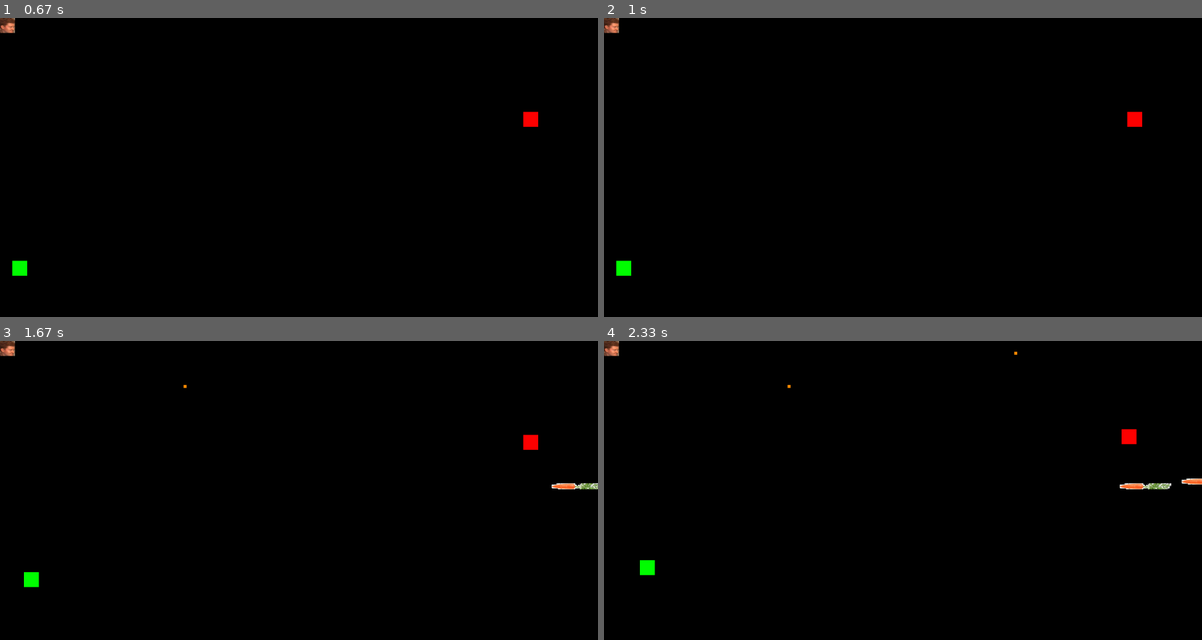
Above: before the commit, frames 1-4 (two rows, left to right).
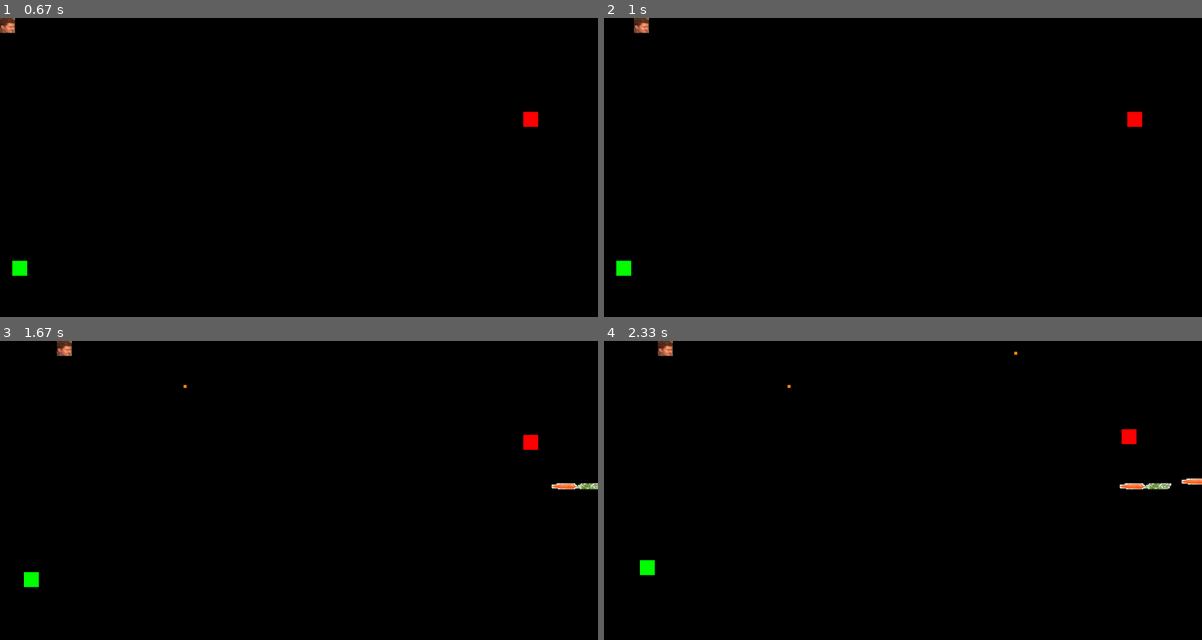
Above: after the commit, the same moments.

Repository: dannyaritchie/pyGameIntro
Game: pygame game, started from src/first.py
Same seed, same stepped clock (60 frames per second), same inputs: the game is played once before the commit and once after it.
Inputs (mouse positions are in pixels of both pictures, inside the frame that each line leads up to):
- Up to frame 1 (0.67 s): press the mouse at (275, 179) at 0.37 s; move the mouse to (382, 170) at 0.47 s; release the mouse at (490, 158) at 0.6 s
- Up to frame 2 (1 s): hold D from 0.67 s (still down); move the mouse to (903, 185) at 0.7 s
- Up to frame 3 (1.67 s): release D at 1.13 s; hold W 1.17-1.47 s; hold D from 1.5 s (still down)
- Up to frame 4 (2.33 s): release D at 1.97 s; hold A from 2 s (still down)

Frame 1 is identical in both runs. In frame 2, 0.3% of the frame differs, in the area x 0-8%, y 0-6%; in frame 3, 0.3%; in frame 4, 0.3%.

Commit message:
Changed movement and bullet control keys

Diff:
--- a/src/first.py
+++ b/src/first.py
@@ -128,24 +128,24 @@
         self.rect = self.surf.get_rect()
         self.shotAvailable=True
 
-    def update(self, pressed_keys,bullets):
+    def update(self, pressed_keys, bullets, mousePressed):
         super().update()
-        if pressed_keys[K_UP]:
+        if pressed_keys[pygame.K_w]:
            # self.rect.inflate_ip(0.01,0.01)
             self.rect.move_ip(0, -5)
-        if pressed_keys[K_DOWN]:
+        if pressed_keys[pygame.K_s]:
             self.rect.move_ip(0, 5)
-        if pressed_keys[K_LEFT]:
+        if pressed_keys[pygame.K_a]:
             self.rect.move_ip(-5, 0)
-        if pressed_keys[K_RIGHT]:
+        if pressed_keys[pygame.K_d]:
             self.rect.move_ip(5, 0)
         #bullet logic
         if self.shotAvailable==False:
             if pygame.time.get_ticks()-self.startReloadTime>500:
                 self.shotAvailable=True
-        if pressed_keys[K_SPACE]:
+        if mousePressed[0]:
             if self.shotAvailable==True:
-                bullet=Bullet([self.rect.x,self.rect.y],pygame.mouse.get_pos(),image="../gallery/bullet.png")
+                bullet=Bullet([self.rect.x,self.rect.y],pygame.mouse.get_pos(),image="../gallery/carrot.jpg")
                 bullets.add(bullet)
                 self.shotAvailable=False
                 self.startReloadTime=pygame.time.get_ticks()
@@ -286,8 +286,10 @@
     #player.mutualAnnihilation(foods)
     #get keys pressed
     pressed_keys = pygame.key.get_pressed()
+    mousePress = pygame.mouse.get_pressed()
+    print(mousePress)
     #update player
-    player.update(pressed_keys,bullets)
+    player.update(pressed_keys,bullets, mousePress)
     for i in bullets:
         i.update(all_sprites)
     # Update enemy position
